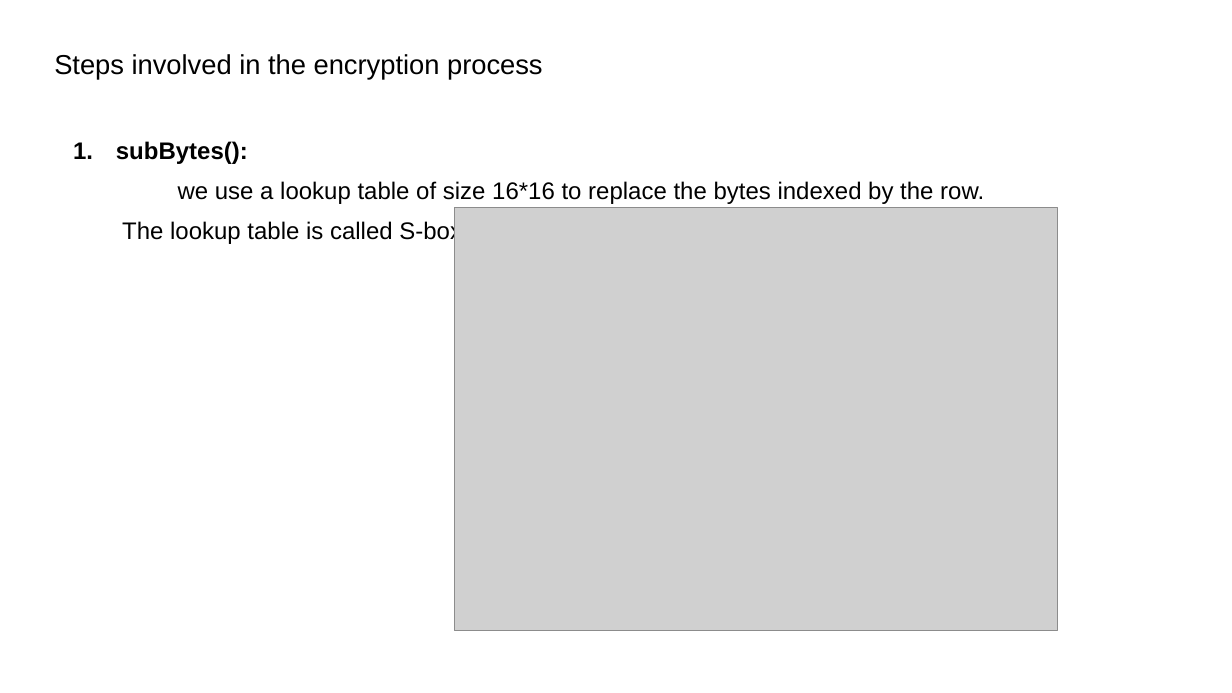
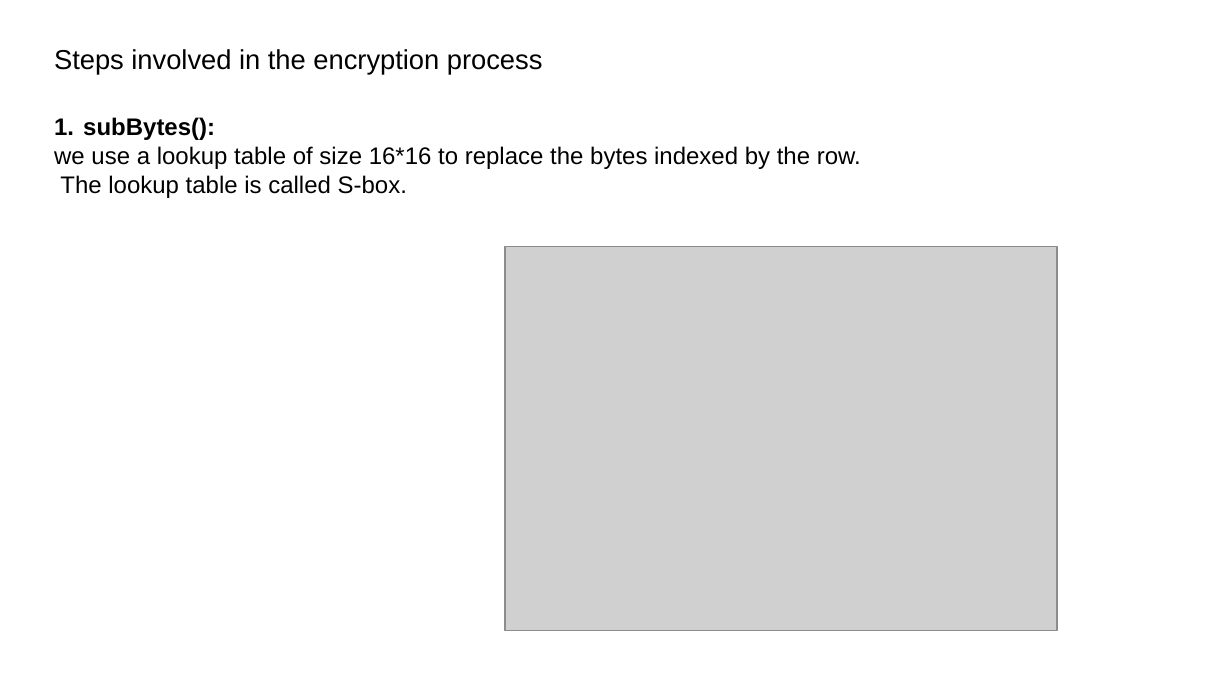
Before and after one commit to suryavalluri1/encryption_engineering, a slide deck: slide 6 of LabAssignemnts/AES_Project/Advanced Encryption Standards (AES).pptx (slide 7 before the commit). Drawn at 1232x693 pixels with LibreOffice and Linux fonts; fonts in the diff are those of the drawing; grey boxes stand for pictures. Boxes give left, top, right and bottom in pixels: in the first picture for what was removed or moved away, otherwise in the second. Text is boxed around its words. In the diff, an @@ line names an element or a change of style, - is before the commit and + after.

```diff
--- a/LabAssignemnts/AES_Project/Advanced Encryption Standards (AES).pptx
+++ b/LabAssignemnts/AES_Project/Advanced Encryption Standards (AES).pptx
@@ text "Steps involved in the encryption ..." at bbox=[54, 49, 861, 198]: line spacing 1.15 to 1; less space between paragraphs; indent changed @@
@@ picture: place and size @@
-picture at bbox=[455, 208, 1057, 631]
+picture at bbox=[505, 246, 1057, 631]
```
Also in this commit, not shown: 10 other slides changed, 1 slide added, 1 slide removed, 1 other file.
